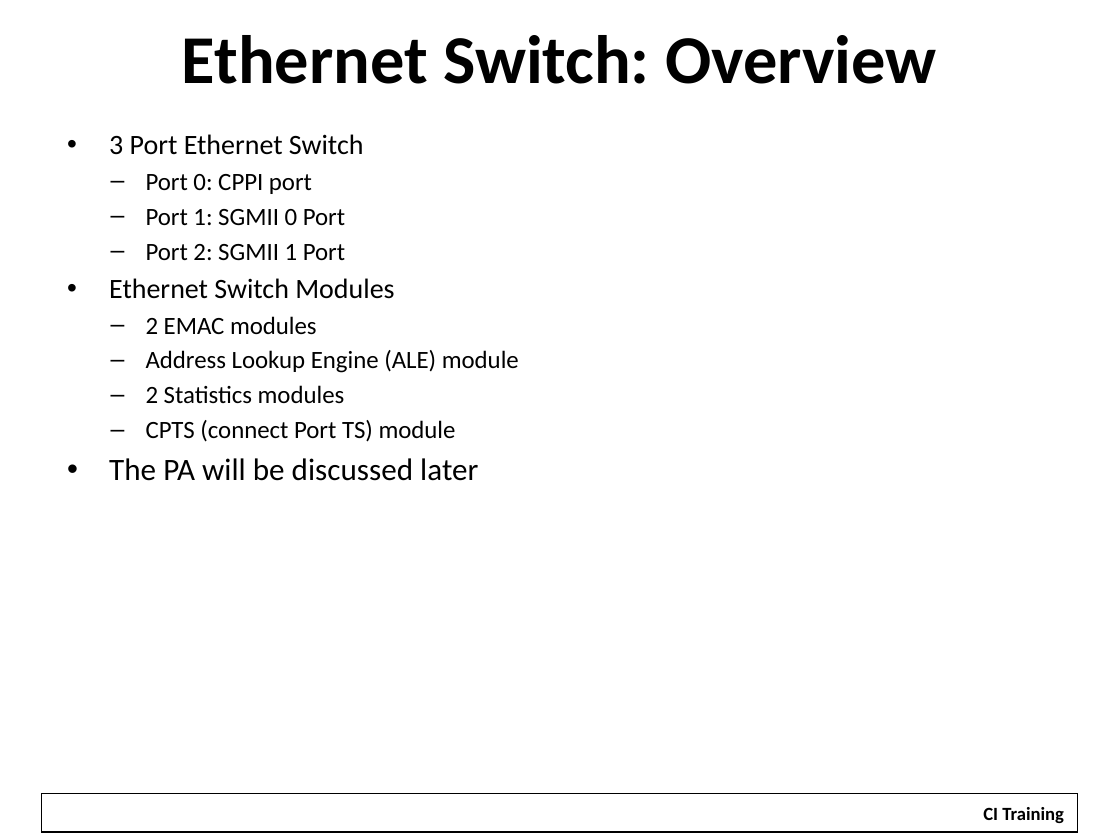
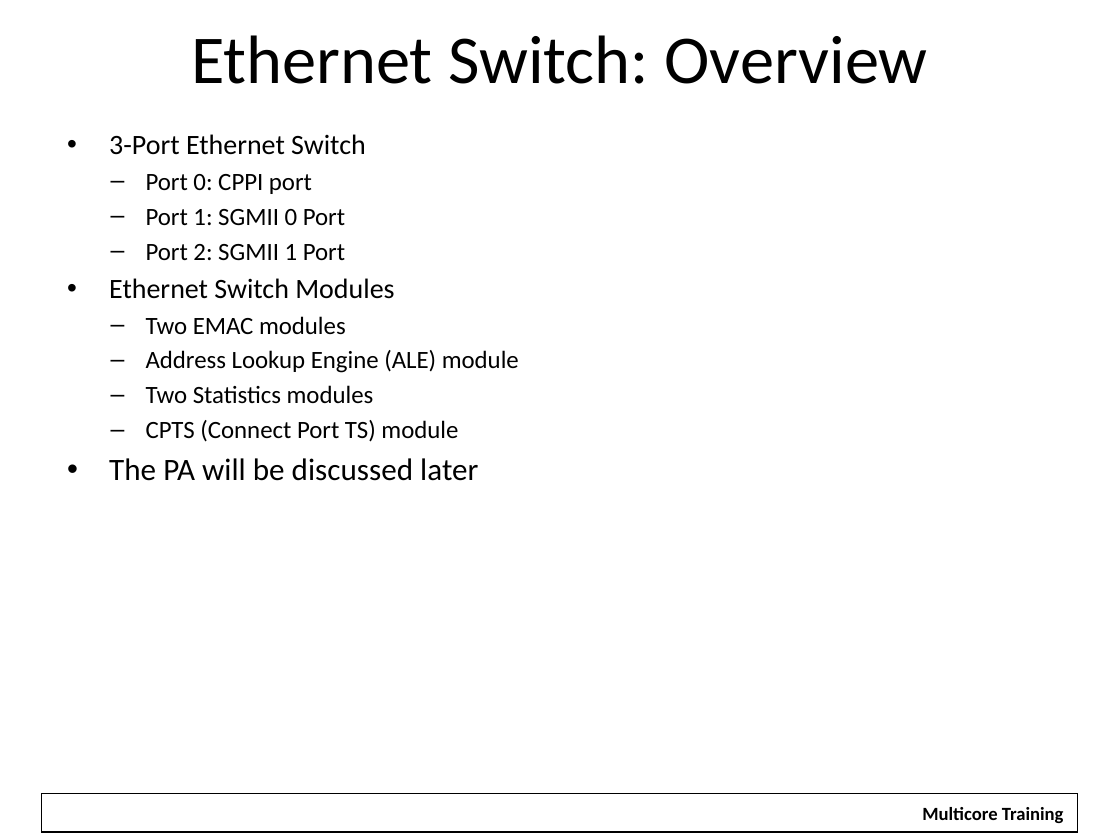
Before and after one commit to hari1989/keystone-workshop, a slide deck: slide 32 of slides/KeyStone Overview.pptx. Drawn at 1120x840 pixels with LibreOffice and Linux fonts; fonts in the diff are those of the drawing; background and template pictures are left out. Boxes give left, top, right and bottom in pixels: in the first picture for what was removed or moved away, otherwise in the second. Text is boxed around its words. In the diff, an @@ line names an element or a change of style, - is before the commit and + after.

Commit message:
Updates for Pittsburgh Training

```diff
--- a/slides/KeyStone Overview.pptx
+++ b/slides/KeyStone Overview.pptx
@@ title "Ethernet Switch: Overview" at [191,35,927,84]: bold off @@
@@ text at [109,134,366,155]: text changed @@
-• 3 Port Ethernet Switch
+• 3-Port Ethernet Switch
@@ text at [146,316,346,335]: text changed @@
-  – 2 EMAC modules
+  – Two EMAC modules
@@ text at [146,385,458,442]: text changed @@
-  – 2 Statistics modules
-  – CPTS (connect Port TS) module
+  – Two Statistics modules
+  – CPTS (Connect Port TS) module
@@ text at [922,807,1064,823]: text changed @@
-CI Training
+Multicore Training
```
Also in this commit, not shown: 64 other slides changed, 20 other files.
